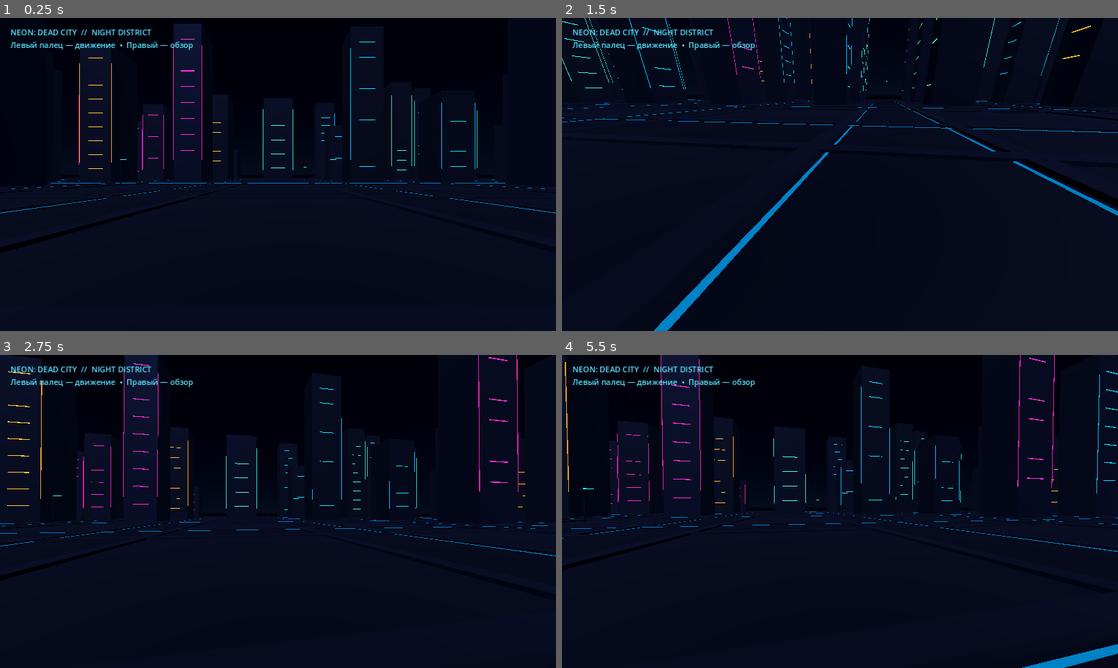
Above: before the commit, frames 1-4 (two rows, left to right).
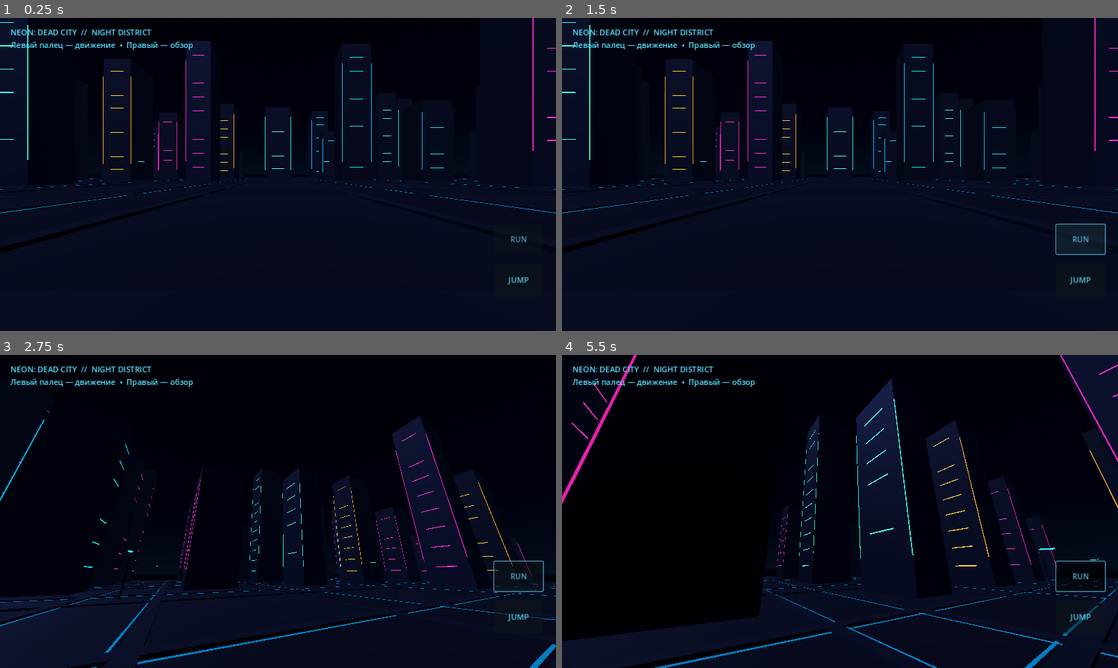
Above: after the commit, the same moments.

Repository: sylph564/neon-dead-city
Game: Godot game, scene res://scenes/main.tscn
Same seed, same stepped clock (60 frames per second), same inputs: the game is played once before the commit and once after it.
Inputs (mouse positions are in pixels of both pictures, inside the frame that each line leads up to):
- Up to frame 1 (0.25 s): no input
- Up to frame 2 (1.5 s): click (1079, 280) at 0.5 s, where only the run after the commit has a clickable "JUMP"; click (1079, 240) at 1.25 s, where only the run after the commit has a clickable "RUN"
- Up to frame 3 (2.75 s): tap Enter at 2 s; move the mouse to (305, 511) at 2.02 s; hold W from 2.03 s (still down); hold Shift from 2.03 s (still down); tap Space at 2.27, 2.3, 2.57 s
- Up to frame 4 (5.5 s): keep holding W; move the mouse to (812, 511) at 2.77 s; release Shift at 2.78 s; tap Space at 2.85, 3.02, 3.32, 3.8, 4.52, 4.82 s; tap Shift at 3.05, 4.35 s; move the mouse to (851, 505) at 3.52 s; hold Shift 3.53-4.28 s; move the mouse to (834, 517) at 4.27 s; move the mouse to (878, 514) at 5.02 s; hold Space from 5.03 s (still down)

The runs differ from the first frame. In frame 1, 4.2% of the frame differs, in the area x 0-100%, y 0-86%; in frame 2, 3.8%; in frame 3, 8.6%; in frame 4, 23%, in the area x 0-100%, y 0-100%.

Commit message:
Add landscape-friendly mobile FPS controls

Diff:
--- a/scripts/player.gd
+++ b/scripts/player.gd
@@ -1,8 +1,22 @@
 extends CharacterBody3D
 
-@export var move_speed: float = 6.0
-@export var mouse_sensitivity: float = 0.0025
-@export var touch_sensitivity: float = 0.004
+class TouchOverlay extends Control:
+    var joystick_active := false
+    var joystick_origin := Vector2.ZERO
+    var joystick_value := Vector2.ZERO
+
+    func _draw() -> void:
+        if joystick_active:
+            draw_circle(joystick_origin, 66.0, Color(0.02, 0.08, 0.13, 0.48))
+            draw_arc(joystick_origin, 66.0, 0.0, TAU, 48, Color(0.15, 0.78, 1.0, 0.8), 3.0)
+            draw_circle(joystick_origin + joystick_value * 48.0, 25.0, Color(0.12, 0.72, 0.95, 0.78))
+            draw_arc(joystick_origin + joystick_value * 48.0, 25.0, 0.0, TAU, 32, Color(0.65, 0.95, 1.0, 0.9), 2.0)
+
+@export var walk_speed: float = 5.2
+@export var sprint_speed: float = 8.0
+@export var mouse_sensitivity: float = 0.0022
+@export var touch_sensitivity: float = 0.0032
+@export var jump_velocity: float = 5.2
 
 @onready var head: Node3D = $Head
 
@@ -11,50 +25,121 @@
 var move_touch_id: int = -1
 var move_origin: Vector2 = Vector2.ZERO
 var move_vector: Vector2 = Vector2.ZERO
+var jump_requested := false
+var sprint_touch := false
+var touch_overlay: TouchOverlay
 
 func _ready() -> void:
     if not OS.has_feature("mobile"):
         Input.mouse_mode = Input.MOUSE_MODE_CAPTURED
+    _create_mobile_controls()
+    head.get_node("Camera3D").fov = 82.0
+
+func _create_mobile_controls() -> void:
+    var layer := CanvasLayer.new()
+    layer.name = "MobileControls"
+    add_child(layer)
+
+    touch_overlay = TouchOverlay.new()
+    touch_overlay.set_anchors_and_offsets_preset(Control.PRESET_FULL_RECT)
+    touch_overlay.mouse_filter = Control.MOUSE_FILTER_IGNORE
+    layer.add_child(touch_overlay)
+
+    var jump_button := Button.new()
+    jump_button.text = "JUMP"
+    jump_button.position = Vector2(-142, -155)
+    jump_button.size = Vector2(112, 76)
+    jump_button.anchor_left = 1.0
+    jump_button.anchor_top = 1.0
+    jump_button.anchor_right = 1.0
+    jump_button.anchor_bottom = 1.0
+    jump_button.add_theme_font_size_override("font_size", 18)
+    jump_button.add_theme_color_override("font_color", Color(0.7, 0.96, 1.0))
+    jump_button.modulate = Color(0.55, 0.9, 1.0, 0.88)
+    jump_button.pressed.connect(_request_jump)
+    layer.add_child(jump_button)
+
+    var sprint_button := Button.new()
+    sprint_button.text = "RUN"
+    sprint_button.position = Vector2(-142, -245)
+    sprint_button.size = Vector2(112, 68)
+    sprint_button.anchor_left = 1.0
+    sprint_button.anchor_top = 1.0
+    sprint_button.anchor_right = 1.0
+    sprint_button.anchor_bottom = 1.0
+    sprint_button.add_theme_font_size_override("font_size", 17)
+    sprint_button.modulate = Color(0.45, 0.85, 1.0, 0.82)
+    sprint_button.button_down.connect(func(): sprint_touch = true)
+    sprint_button.button_up.connect(func(): sprint_touch = false)
+    layer.add_child(sprint_button)
+
+func _request_jump() -> void:
+    jump_requested = true
 
 func _unhandled_input(event: InputEvent) -> void:
     if event is InputEventMouseMotion and Input.mouse_mode == Input.MOUSE_MODE_CAPTURED:
         _rotate_view(event.relative, mouse_sensitivity)
     elif event is InputEventScreenTouch:
+        var screen_size := get_viewport().get_visible_rect().size
         if event.pressed:
-            if event.position.x < get_viewport().get_visible_rect().size.x * 0.45 and move_touch_id == -1:
+            if event.position.x < screen_size.x * 0.48 and event.position.y > screen_size.y * 0.38 and move_touch_id == -1:
                 move_touch_id = event.index
                 move_origin = event.position
                 move_vector = Vector2.ZERO
-            elif look_touch_id == -1:
+                touch_overlay.joystick_active = true
+                touch_overlay.joystick_origin = move_origin
+                touch_overlay.joystick_value = Vector2.ZERO
+                touch_overlay.queue_redraw()
+            elif event.position.x >= screen_size.x * 0.48 and event.position.y < screen_size.y - 270 and look_touch_id == -1:
                 look_touch_id = event.index
         else:
             if event.index == move_touch_id:
                 move_touch_id = -1
                 move_vector = Vector2.ZERO
+                touch_overlay.joystick_active = false
+                touch_overlay.queue_redraw()
             if event.index == look_touch_id:
                 look_touch_id = -1
     elif event is InputEventScreenDrag:
         if event.index == look_touch_id:
             _rotate_view(event.relative, touch_sensitivity)
         elif event.index == move_touch_id:
-            move_vector = ((event.position - move_origin) / 75.0).limit_length(1.0)
+            move_vector = ((event.position - move_origin) / 62.0).limit_length(1.0)
+            touch_overlay.joystick_value = move_vector
+            touch_overlay.queue_redraw()
     elif event is InputEventKey and event.pressed and event.keycode == KEY_ESCAPE:
         Input.mouse_mode = Input.MOUSE_MODE_VISIBLE
 
 func _rotate_view(delta: Vector2, sensitivity: float) -> void:
     rotate_y(-delta.x * sensitivity)
     head.rotate_x(-delta.y * sensitivity)
-    head.rotation.x = clamp(head.rotation.x, deg_to_rad(-85), deg_to_rad(85))
+    head.rotation.x = clamp(head.rotation.x, deg_to_rad(-82), deg_to_rad(82))
 
 func _physics_process(delta: float) -> void:
-    var input_vector := Input.get_vector("move_left", "move_right", "move_forward", "move_back")
+    var input_vector := Vector2.ZERO
+    if Input.is_key_pressed(KEY_A) or Input.is_key_pressed(KEY_LEFT):
+        input_vector.x -= 1.0
+    if Input.is_key_pressed(KEY_D) or Input.is_key_pressed(KEY_RIGHT):
+        input_vector.x += 1.0
+    if Input.is_key_pressed(KEY_W) or Input.is_key_pressed(KEY_UP):
+        input_vector.y -= 1.0
+    if Input.is_key_pressed(KEY_S) or Input.is_key_pressed(KEY_DOWN):
+        input_vector.y += 1.0
     if move_vector.length() > 0.05:
         input_vector = move_vector
+    input_vector = input_vector.limit_length(1.0)
+
     var direction := (transform.basis * Vector3(input_vector.x, 0, input_vector.y)).normalized()
-    velocity.x = direction.x * move_speed
-    velocity.z = direction.z * move_speed
+    var speed := sprint_speed if sprint_touch or Input.is_key_pressed(KEY_SHIFT) else walk_speed
+    velocity.x = direction.x * speed
+    velocity.z = direction.z * speed
+
     if not is_on_floor():
         velocity.y -= gravity * delta
     else:
-        velocity.y = 0.0
+        if jump_requested or Input.is_key_pressed(KEY_SPACE):
+            velocity.y = jump_velocity
+        else:
+            velocity.y = 0.0
+    jump_requested = false
     move_and_slide()
